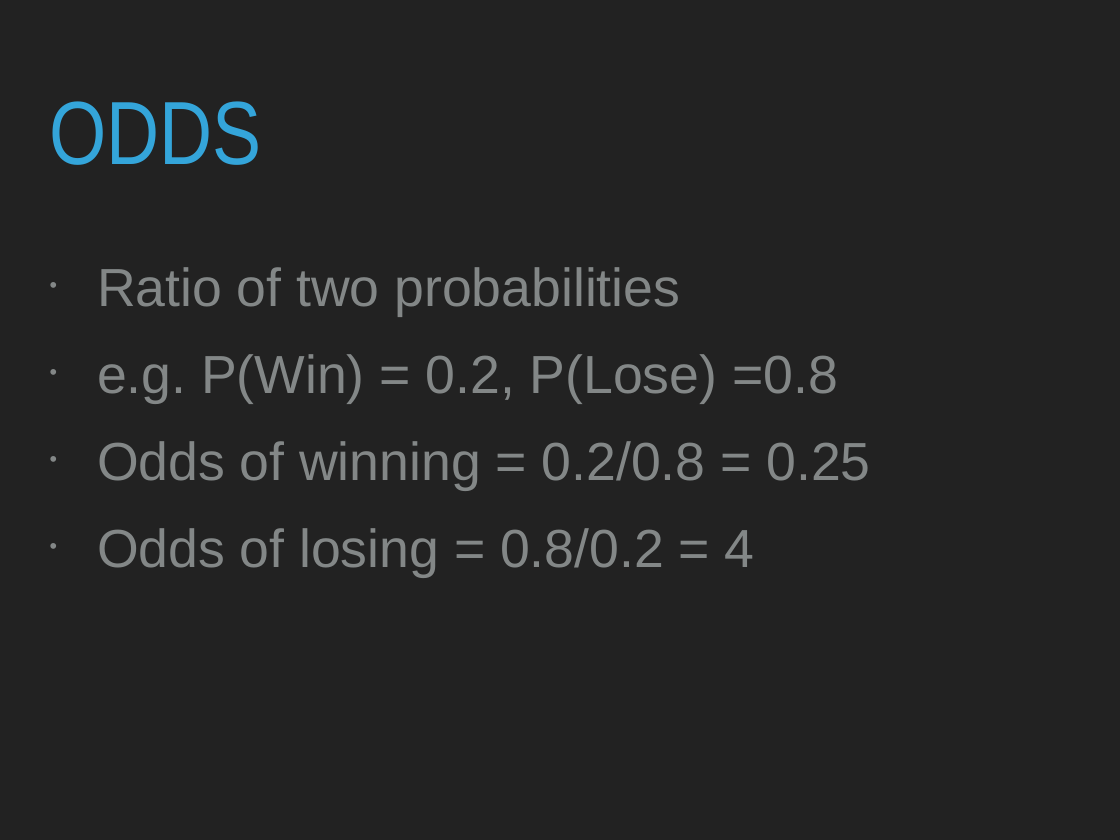
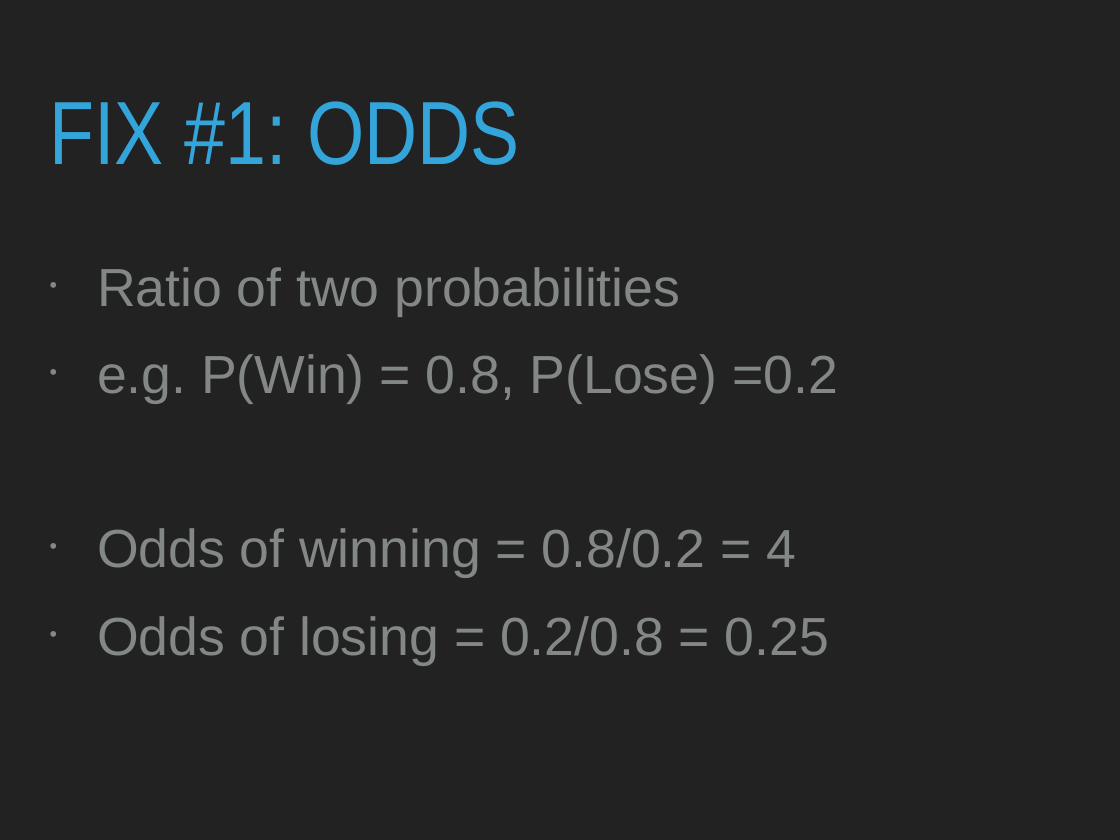
Before and after one commit to patricks1/noble-machine-learning, a slide deck: slide 11 of Session3/Session3_Slides.pptx (slide 5 before the commit). Drawn at 1120x840 pixels with LibreOffice and Linux fonts; fonts in the diff are those of the drawing. Boxes give left, top, right and bottom in pixels: in the first picture for what was removed or moved away, otherwise in the second. Text is boxed around its words. In the diff, an @@ line names an element or a change of style, - is before the commit and + after.

```diff
--- a/Session3/Session3_Slides.pptx
+++ b/Session3/Session3_Slides.pptx
@@ title at (50,101,519,165): text changed @@
-ODDS
+FIX #1: ODDS
@@ text at (97,354,838,665): text changed @@
-• e.g. P(Win) = 0.2, P(Lose) =0.8
-• Odds of winning = 0.2/0.8 = 0.25
-• Odds of losing = 0.8/0.2 = 4
+• e.g. P(Win) = 0.8, P(Lose) =0.2
+• Odds of winning = 0.8/0.2 = 4
+• Odds of losing = 0.2/0.8 = 0.25
```
Also in this commit, not shown: 5 other slides changed, 15 slides added, 3 slides removed, 3 other files.
